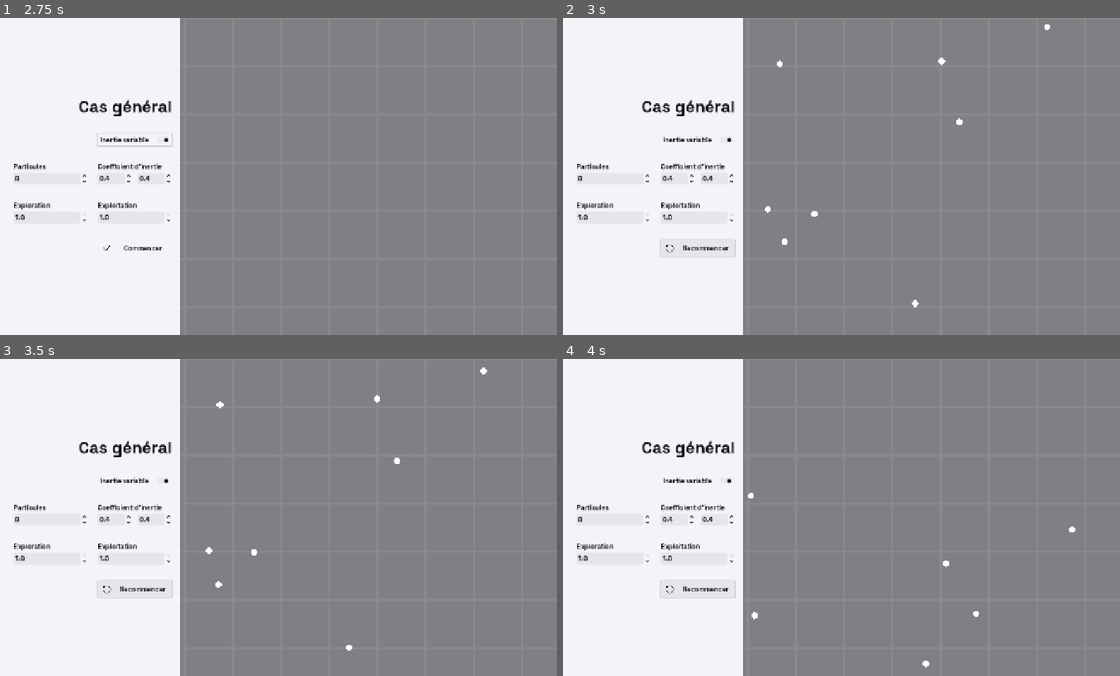
Above: before the commit, frames 1-4 (two rows, left to right).
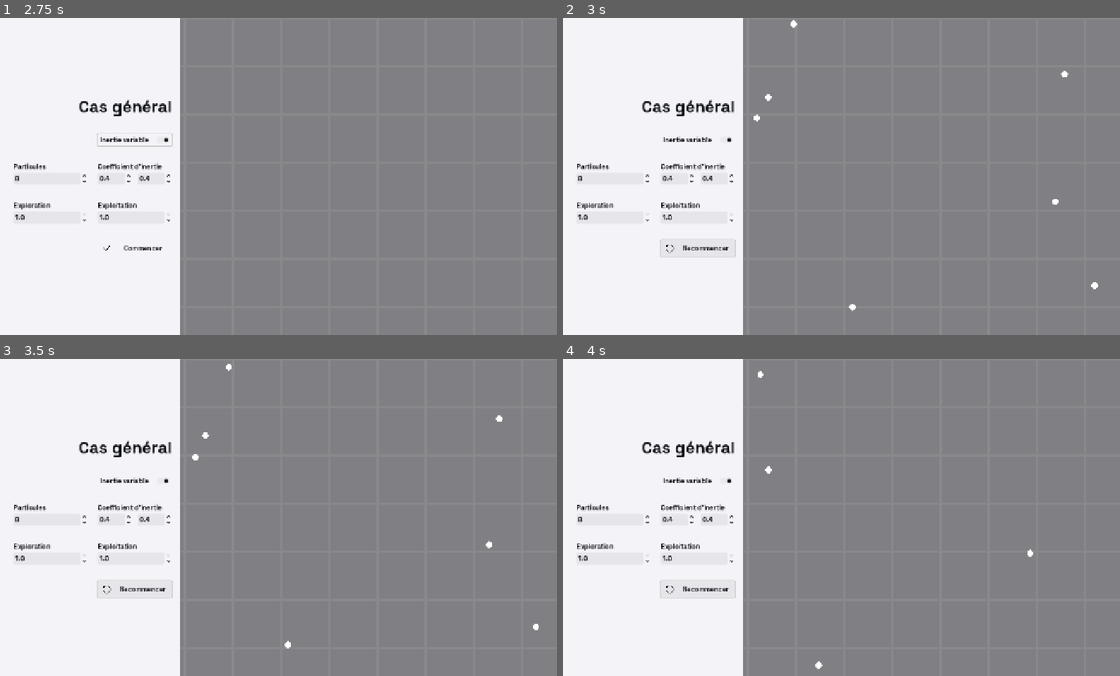
Above: after the commit, the same moments.

Repository: eni-school-project/particle-swarm-optimization
Game: Godot game, scene res://main.tscn
The game is run twice, just before and just after one commit, with the same random seed, the same clock (stepped at 60 frames per second) and the same inputs.
Inputs:
- Up to frame 1 (2.75 s): click "Résoudre" at 0.5 s; click "Général" at 1.25 s; click "Inertie variable" at 2 s
- Up to frame 2 (3 s): click "Commencer" at 2.75 s
- Up to frame 3 (3.5 s): no input
- Up to frame 4 (4 s): click "Recommencer" at 3.5 s

Frame 1 is identical in both runs. In frame 2, 0.3% of the frame differs, in the area x 34-97%, y 0-93%; in frame 3, 0.3%; in frame 4, 0.2%.

Commit message:
Refactor : used inspector for ui access, extracted particle creation, removed unused comments

Diff:
--- a/scenes/general.tscn
+++ b/scenes/general.tscn
@@ -297,13 +297,17 @@
 text = "Commencer"
 icon = ExtResource("4_7h5e4")
 
-[node name="RightContainer" type="MarginContainer" parent="RootContainer/HBoxContainer"]
+[node name="RightContainer" type="MarginContainer" parent="RootContainer/HBoxContainer" node_paths=PackedStringArray("inertia_spinbox", "inertia_hbox_container", "min_inertia_spinbox", "max_inertia_spinbox")]
 z_index = 1
 layout_mode = 2
 size_flags_horizontal = 3
 script = ExtResource("3_pduxd")
 particle_scene = ExtResource("4_gy7hs")
 target_scene = ExtResource("5_fdh1j")
+inertia_spinbox = NodePath("../LeftContainer/ForegroundContainer/VBoxContainer/MarginContainer/VBoxContainer/FirstRow/Inertia/MarginContainer/Value")
+inertia_hbox_container = NodePath("../LeftContainer/ForegroundContainer/VBoxContainer/MarginContainer/VBoxContainer/FirstRow/Inertia/MarginContainer/HBoxContainer")
+min_inertia_spinbox = NodePath("../LeftContainer/ForegroundContainer/VBoxContainer/MarginContainer/VBoxContainer/FirstRow/Inertia/MarginContainer/HBoxContainer/MinValue")
+max_inertia_spinbox = NodePath("../LeftContainer/ForegroundContainer/VBoxContainer/MarginContainer/VBoxContainer/FirstRow/Inertia/MarginContainer/HBoxContainer/MaxValue")
 
 [node name="GridRect" type="ColorRect" parent="RootContainer/HBoxContainer/RightContainer"]
 material = SubResource("ShaderMaterial_cxwob")
--- a/scripts/general_right_container.gd
+++ b/scripts/general_right_container.gd
@@ -7,10 +7,15 @@
 @export var exploration: float = 1.0
 @export var exploitation: float = 1.0
 
+var variable_inertia: bool = false
 @export var min_inertia: float = 1.0
 @export var max_inertia: float = 2.0
 @export var inertia: float = 0.4
-var variable_inertia: bool = false
+
+@export var inertia_spinbox: SpinBox
+@export var inertia_hbox_container: HBoxContainer
+@export var min_inertia_spinbox: SpinBox
+@export var max_inertia_spinbox: SpinBox
 
 var screen_size: Vector2
 
@@ -19,25 +24,15 @@
 
 func _ready() -> void:
 	screen_size = get_viewport().get_visible_rect().size
-	($/root/General/RootContainer/HBoxContainer/LeftContainer/ForegroundContainer/VBoxContainer/MarginContainer/VBoxContainer/FirstRow/Inertia/MarginContainer/HBoxContainer as HBoxContainer).hide()
+
+	inertia_hbox_container.hide()
+	inertia_hbox_container.set_process(false)
 
 
 func _physics_process(delta: float) -> void:
-	# uncomment below for the target to follow mouse once created
-	#if get_tree().has_group("target"):
-		#var target: Area2D = get_tree().get_first_node_in_group("target") as Area2D
-		#var mouse_pos = get_global_mouse_position()
-		#if target.global_position != mouse_pos:
-			#target.global_position = mouse_pos
-			#reset_pso()
-
 	if get_tree().has_group("target"):
-		var source: Array[Node] = get_tree().get_nodes_in_group("particles")
-		var particles: Array[Particle]
-
-		for node in source:
-			if node is Particle:
-				particles.push_back(node as Particle)
+		var particles: Array[Particle] = get_tree().get_nodes_in_group("particles")\
+			.filter(func(n): return n is Particle) as Array[Particle]
 
 		pso(particles, delta)
 
@@ -45,21 +40,23 @@
 		reset_pso()
 
 
+func _spawn_particle() -> Particle:
+	var p: Particle = particle_scene.instantiate()
+	p.position = Vector2(
+		randf_range(0.0, screen_size.x),
+		randf_range(0.0, screen_size.y)
+	)
+	p.velocity = Vector2.from_angle(randf() * TAU) * randf_range(10.0, 20.0)
+	$Particles.add_child(p)
+	p.add_to_group("particles")
+	return p
+
+
 func generate_particles() -> void:
 	for i in particle_number:
-		var particle: Particle = particle_scene.instantiate()
-		particle.position = Vector2(
-			randf_range(0.0, screen_size.x),
-			randf_range(0.0, screen_size.y)
-		)
-
-		var speed: float = randf_range(10.0, 20.0)
-		var angle: float = randf() * TAU
-		particle.velocity = Vector2.from_angle(angle) * speed
-
-		$Particles.add_child(particle)
-		particle.add_to_group("particles")
-
+		var particle: Particle = _spawn_particle()
+		if get_tree().has_group("target"):
+			particle.set_target(true)
 
 func _set_particles_target(value: bool) -> void:
 	for node in get_tree().get_nodes_in_group("particles"):
@@ -130,18 +127,19 @@
 
 func _on_variable_inertia_toggle_toggled(toggled_on: bool) -> void:
 	variable_inertia = toggled_on
-	var container: MarginContainer = $/root/General/RootContainer/HBoxContainer/LeftContainer/ForegroundContainer/VBoxContainer/MarginContainer/VBoxContainer/FirstRow/Inertia/MarginContainer as MarginContainer
 
 	if toggled_on:
-		container.get_node("Value").set_process(false)
-		(container.get_node("Value") as SpinBox).hide()
-		container.get_node("HBoxContainer").set_process(true)
-		(container.get_node("HBoxContainer") as HBoxContainer).show()
+		inertia_spinbox.set_process(false)
+		inertia_spinbox.hide()
+
+		inertia_hbox_container.set_process(true)
+		inertia_hbox_container.show()
 	else:
-		container.get_node("Value").set_process(true)
-		(container.get_node("Value") as SpinBox).show()
-		container.get_node("HBoxContainer").set_process(false)
-		(container.get_node("HBoxContainer") as HBoxContainer).hide()
+		inertia_spinbox.set_process(true)
+		inertia_spinbox.show()
+
+		inertia_hbox_container.set_process(false)
+		inertia_hbox_container.hide()
 
 
 func _on_particle_value_changed(value: float) -> void:
@@ -150,17 +148,9 @@
 	var difference: int = new_particle_count - current_particles.size()
 	if difference > 0:
 		for i in difference:
-			var p: Particle = particle_scene.instantiate()
-			p.position = Vector2(
-				randf_range(0.0, screen_size.x),
-			 	randf_range(0.0, screen_size.y)
-			)
-			p.velocity = Vector2.from_angle(randf() * TAU) * randf_range(10.0, 20.0)
-			$Particles.add_child(p)
-			p.add_to_group("particles")
-
+			var particle: Particle = _spawn_particle()
 			if get_tree().has_group("target"):
-				p.set_target(true)
+				particle.set_target(true)
 	elif difference < 0:
 		for i in abs(difference):
 			current_particles[current_particles.size() - 1 - i].queue_free()
@@ -174,11 +164,16 @@
 
 func _on_min_inertia_value_value_changed(value: float) -> void:
 	min_inertia = value
+	inertia = value
+
+	max_inertia_spinbox.min_value = value + max_inertia_spinbox.step
 
 
 func _on_max_inertia_value_changed(value: float) -> void:
 	max_inertia = value
 
+	min_inertia_spinbox.max_value = value - min_inertia_spinbox.step
+
 
 func _on_exploration_value_changed(value: float) -> void:
 	exploration = value
@@ -189,19 +184,6 @@
 
 
 func _on_start_pressed() -> void:
-	# For manual handling of changes application
-	#var form_container: VBoxContainer = $/root/General/RootContainer/HBoxContainer/LeftContainer/ForegroundContainer/VBoxContainer/MarginContainer/VBoxContainer
-	#
-	#var particle_number_form: SpinBox = form_container.get_node("FirstRow").get_node("ParticleNumber").get_node("Value") as SpinBox
-	#var inertia_form: SpinBox = form_container.get_node("FirstRow").get_node("Inertia").get_node("MarginContainer").get_node("Value") as SpinBox
-	#var exploration_form: SpinBox = form_container.get_node("SecondRow").get_node("Exploration").get_node("Value") as SpinBox
-	#var exploitation_form: SpinBox = form_container.get_node("SecondRow").get_node("Exploitation").get_node("Value") as SpinBox
-
-	#particle_number = int(particle_number_form.value)
-	#inertia = inertia_form.value
-	#exploration = exploration_form.value
-	#exploitation = exploitation_form.value
-
 	if get_tree().has_group("particles"):
 		for node in get_tree().get_nodes_in_group("particles"):
 			node.queue_free()
